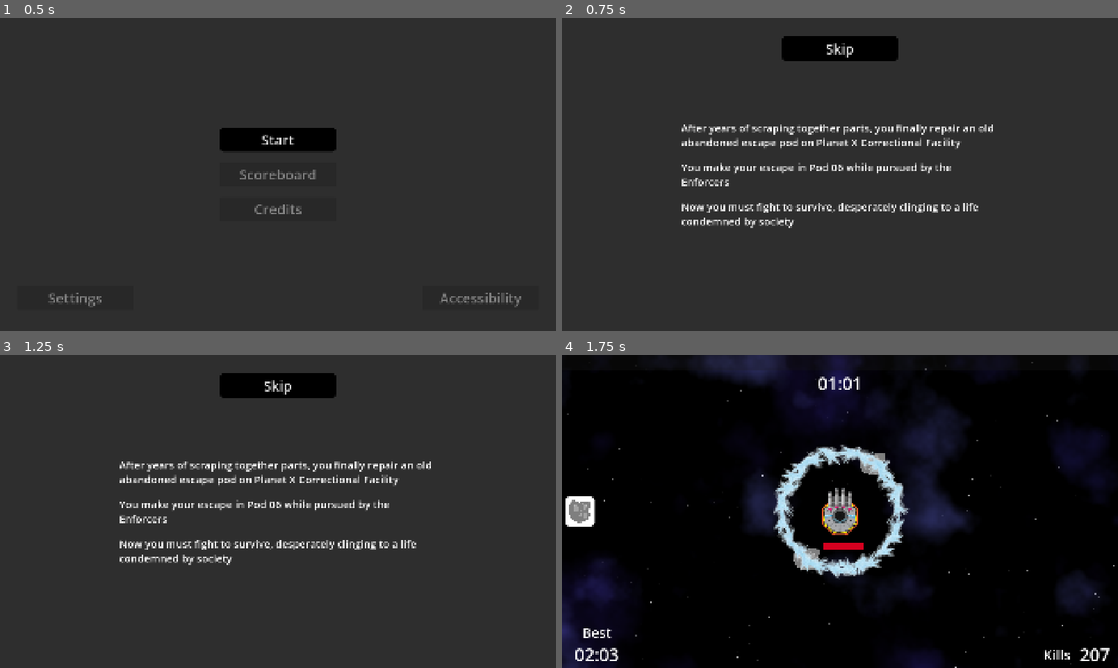
Above: before the commit, frames 1-4 (two rows, left to right).
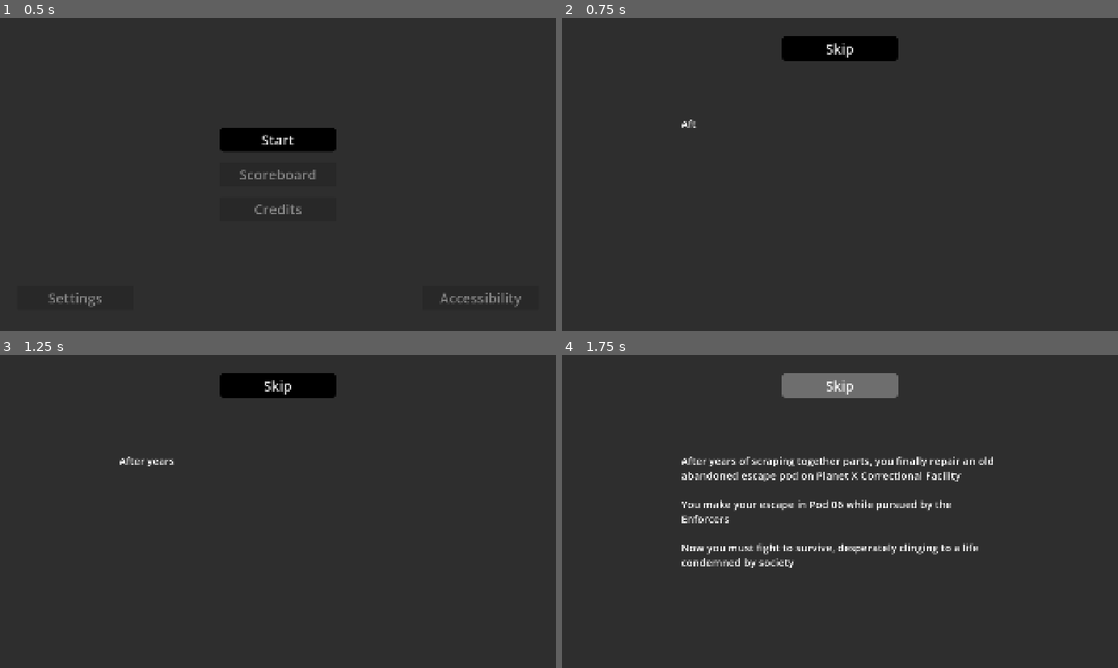
Above: after the commit, the same moments.

Repository: two-sticks-and-a-rock/space-arcade
Game: Godot game, scene res://scenes/main_menu.tscn
The game is run twice, just before and just after one commit, with the same random seed, the same clock (stepped at 60 frames per second) and the same inputs.
Inputs:
- Up to frame 1 (0.5 s): no input
- Up to frame 2 (0.75 s): click "Start" at 0.5 s
- Up to frame 3 (1.25 s): no input
- Up to frame 4 (1.75 s): click "Skip" at 1.25 s

Frame 1 is identical in both runs. In frame 2, 3.1% of the frame differs, in the area x 21-78%, y 32-68%; in frame 3, 3.2%; in frame 4, 97%, in the area x 0-100%, y 0-100%.

Commit message:
typing animation

Diff:
--- /dev/null
+++ b/scenes/intro/intro.gd
@@ -0,0 +1,13 @@
+extends CanvasLayer
+
+@onready var level_scene : PackedScene = load("res://scenes/main.tscn")
+@onready var intro_text : RichTextLabel = $PanelContainer/IntroTextBox/IntroText
+
+var num_presses = 0
+
+func _on_skip_button_pressed():
+	if num_presses >= 1:
+		get_tree().change_scene_to_packed(level_scene)
+	else:
+		intro_text.show_all_text()
+		num_presses += 1
--- a/scenes/intro/intro.tscn
+++ b/scenes/intro/intro.tscn
@@ -1,9 +1,11 @@
 [gd_scene format=3 uid="uid://0vbg44nks2ea"]
 
+[ext_resource type="Script" uid="uid://ccuc6amjstkec" path="res://scenes/intro/intro.gd" id="1_8twl8"]
 [ext_resource type="Theme" uid="uid://drsxtvymgay2s" path="res://scenes/ui/themes/default/default.tres" id="1_qeukb"]
-[ext_resource type="Script" uid="uid://cgdmeirg5oglk" path="res://scenes/intro/skip_button.gd" id="2_iatiw"]
+[ext_resource type="PackedScene" uid="uid://ba6j0n3w5fvkl" path="res://scenes/ui/typing_text.tscn" id="3_ir5dn"]
 
 [node name="Intro" type="CanvasLayer" unique_id=1243987004]
+script = ExtResource("1_8twl8")
 
 [node name="PanelContainer" type="PanelContainer" parent="." unique_id=1441582170]
 anchors_preset = 15
@@ -12,7 +14,7 @@
 grow_horizontal = 2
 grow_vertical = 2
 
-[node name="VBoxContainer" type="VBoxContainer" parent="PanelContainer" unique_id=1520501199]
+[node name="IntroTextBox" type="BoxContainer" parent="PanelContainer" unique_id=765670128]
 custom_minimum_size = Vector2(960, 960)
 layout_mode = 2
 size_flags_horizontal = 4
@@ -20,28 +22,10 @@
 theme = ExtResource("1_qeukb")
 alignment = 1
 
-[node name="RichTextLabel2" type="RichTextLabel" parent="PanelContainer/VBoxContainer" unique_id=364358952]
-custom_minimum_size = Vector2(1096, 0)
+[node name="IntroText" parent="PanelContainer/IntroTextBox" unique_id=1616030014 instance=ExtResource("3_ir5dn")]
 layout_mode = 2
-theme_override_font_sizes/normal_font_size = 36
-text = "After years of scraping together parts, you finally repair an old abandoned escape pod on Planet X Correctional Facility"
-fit_content = true
 
-[node name="RichTextLabel" type="RichTextLabel" parent="PanelContainer/VBoxContainer" unique_id=990243092]
-custom_minimum_size = Vector2(1096, 0)
-layout_mode = 2
-theme_override_font_sizes/normal_font_size = 36
-text = "You make your escape in Pod 06 while pursued by the Enforcers"
-fit_content = true
-
-[node name="RichTextLabel3" type="RichTextLabel" parent="PanelContainer/VBoxContainer" unique_id=1232224947]
-custom_minimum_size = Vector2(1096, 0)
-layout_mode = 2
-theme_override_font_sizes/normal_font_size = 36
-text = "Now you must fight to survive, desperately clinging to a life condemned by society"
-fit_content = true
-
-[node name="BoxContainer" type="BoxContainer" parent="PanelContainer" unique_id=1267520445]
+[node name="ButtonBox" type="BoxContainer" parent="PanelContainer" unique_id=1267520445]
 layout_mode = 2
 size_flags_horizontal = 4
 size_flags_vertical = 0
@@ -50,12 +34,11 @@
 offset_transform_visual_only = false
 theme_override_constants/separation = 64
 
-[node name="SkipButton" type="Button" parent="PanelContainer/BoxContainer" unique_id=752937055]
+[node name="SkipButton" type="Button" parent="PanelContainer/ButtonBox" unique_id=752937055]
 custom_minimum_size = Vector2(400, 84)
 layout_mode = 2
 size_flags_horizontal = 4
 theme = ExtResource("1_qeukb")
 text = "Skip"
-script = ExtResource("2_iatiw")
 
-[connection signal="pressed" from="PanelContainer/BoxContainer/SkipButton" to="PanelContainer/BoxContainer/SkipButton" method="_on_skip_button_pressed"]
+[connection signal="pressed" from="PanelContainer/ButtonBox/SkipButton" to="." method="_on_skip_button_pressed"]
--- a/scenes/intro/skip_button.gd
+++ /dev/null
@@ -1,6 +0,0 @@
-extends Button
-
-@onready var level_scene : PackedScene = load("res://scenes/main.tscn")
-
-func _on_skip_button_pressed():
-	get_tree().change_scene_to_packed(level_scene)
--- /dev/null
+++ b/scenes/ui/typing_text.gd
@@ -0,0 +1,18 @@
+extends RichTextLabel
+
+var percent_to_show: float
+@onready var typing_timer : Timer = $TypingTimer
+
+func _ready():
+	typing_timer.timeout.connect(_on_typing_timer_timeout)
+	visible_ratio = 0.0
+	percent_to_show = 1.0 / text.length()
+	typing_timer.start()
+
+func _on_typing_timer_timeout():
+	visible_ratio += percent_to_show
+	if visible_ratio >= 1.0:
+		typing_timer.stop()
+
+func show_all_text():
+	visible_ratio = 1.0
--- /dev/null
+++ b/scenes/ui/typing_text.tscn
@@ -0,0 +1,18 @@
+[gd_scene format=3 uid="uid://ba6j0n3w5fvkl"]
+
+[ext_resource type="Script" uid="uid://dh1htnd5drs8c" path="res://scenes/ui/typing_text.gd" id="1_a4flc"]
+
+[node name="TypingText" type="RichTextLabel" unique_id=1616030014]
+custom_minimum_size = Vector2(1096, 0)
+size_flags_vertical = 4
+theme_override_font_sizes/normal_font_size = 36
+text = "After years of scraping together parts, you finally repair an old abandoned escape pod on Planet X Correctional Facility
+
+You make your escape in Pod 06 while pursued by the Enforcers
+
+Now you must fight to survive, desperately clinging to a life condemned by society"
+fit_content = true
+script = ExtResource("1_a4flc")
+
+[node name="TypingTimer" type="Timer" parent="." unique_id=920745141]
+wait_time = 0.05
Not shown, added: scenes/intro/intro.gd.uid
Not shown, removed: scenes/intro/skip_button.gd.uid
Not shown, added: scenes/ui/typing_text.gd.uid
